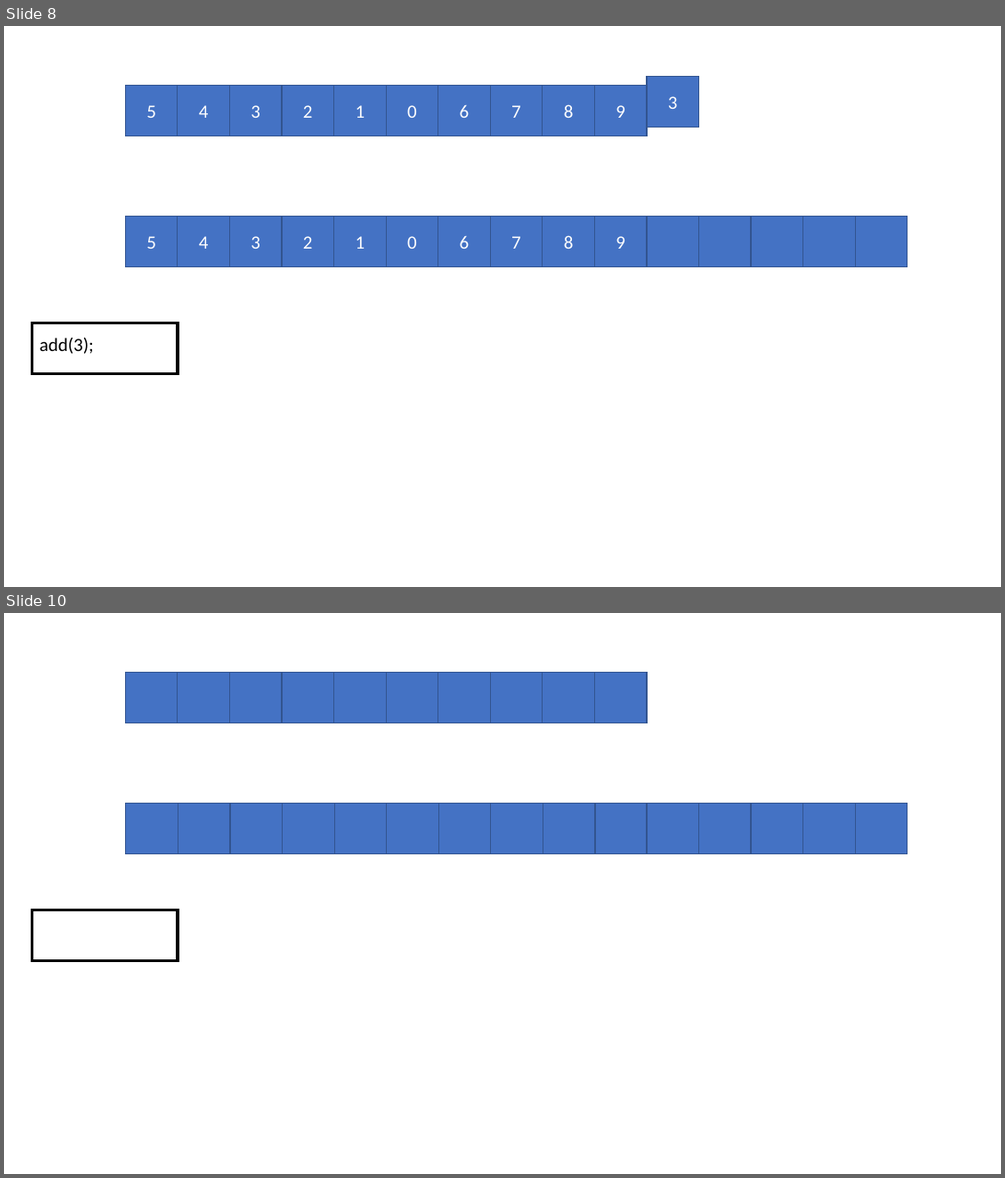
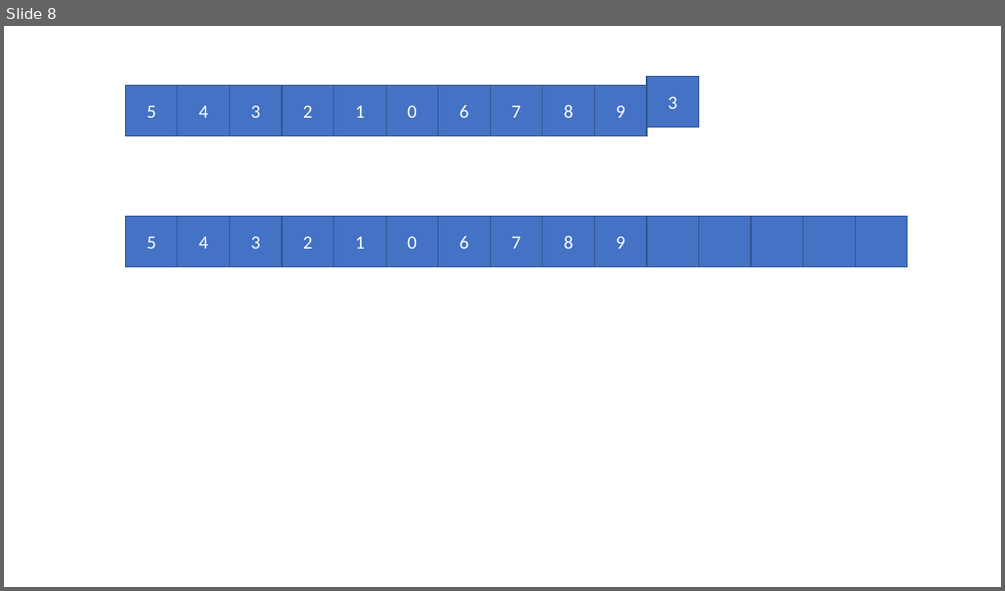
Before and after one commit to Programmiermethoden-CampusMinden/Prog2-Lecture, a slide deck: markdown/java-jvm/images/gif_vorlage/arraylist_vorlage.pptx. Shown one above the other, each under a label of ours: slides 8 and 10 before the commit, slide 8 after it; the slides between them are not shown. The pictures are 1005x1178 and 1005x591 pixels, drawn with LibreOffice and Linux fonts; fonts in the diff are those of the drawing. Boxes give left, top, right and bottom in pixels: in the first picture for what was removed or moved away, otherwise in the second. Text is boxed around its words. In the diff, an @@ line names an element or a change of style, - is before the commit and + after.

```diff
--- a/markdown/java-jvm/images/gif_vorlage/arraylist_vorlage.pptx
+++ b/markdown/java-jvm/images/gif_vorlage/arraylist_vorlage.pptx
@@ slide 10 removed at (4, 613, 1001, 1174), background #FFFFFF @@
@@ rectangle removed at (125, 672, 178, 723) @@
@@ rectangle removed at (178, 672, 230, 723) @@
@@ rectangle removed at (230, 672, 283, 723) @@
@@ rectangle removed at (282, 672, 334, 723) @@
@@ rectangle removed at (334, 672, 386, 723) @@
@@ rectangle removed at (386, 672, 438, 723) @@
@@ rectangle removed at (438, 672, 491, 723) @@
@@ rectangle removed at (490, 672, 542, 723) @@
@@ rectangle removed at (542, 672, 595, 723) @@
@@ rectangle removed at (595, 672, 647, 723) @@
@@ rectangle removed at (125, 803, 178, 854) @@
@@ rectangle removed at (126, 803, 178, 854) @@
@@ rectangle removed at (178, 803, 230, 854) @@
@@ rectangle removed at (178, 803, 231, 854) @@
@@ rectangle removed at (230, 803, 283, 854) @@
@@ rectangle removed at (282, 803, 334, 854) @@
@@ rectangle removed at (283, 803, 334, 854) @@
@@ rectangle removed at (334, 803, 386, 854) @@
@@ rectangle removed at (334, 803, 387, 854) @@
@@ rectangle removed at (386, 803, 438, 854) @@
@@ rectangle removed at (387, 803, 439, 854) @@
@@ rectangle removed at (438, 803, 491, 854) @@
@@ rectangle removed at (490, 803, 542, 854) @@
@@ rectangle removed at (491, 803, 543, 854) @@
@@ rectangle removed at (542, 803, 595, 854) @@
@@ rectangle removed at (543, 803, 596, 854) @@
@@ rectangle removed at (595, 803, 647, 854) @@
@@ rectangle removed at (647, 803, 699, 854) @@
@@ rectangle removed at (699, 803, 751, 854) @@
@@ rectangle removed at (751, 803, 803, 854) @@
@@ rectangle removed at (803, 803, 856, 854) @@
@@ rectangle removed at (855, 803, 907, 854) @@
@@ rectangle removed at (32, 910, 178, 961) @@
@@ slide 8 changed as well @@
@@ rectangle removed at (32, 323, 178, 374) @@
@@ text removed at (40, 338, 94, 354) @@
-add(3);
```
Also in this commit, not shown: 7 other slides changed, 1 other slide removed, 1 other file.
